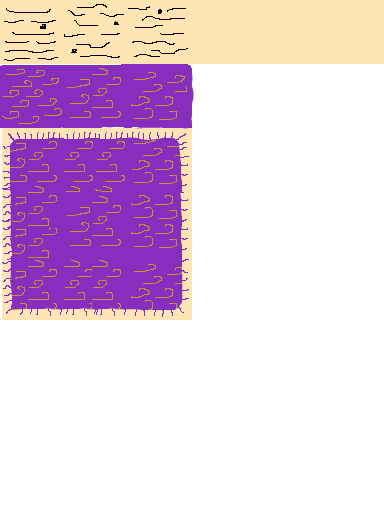
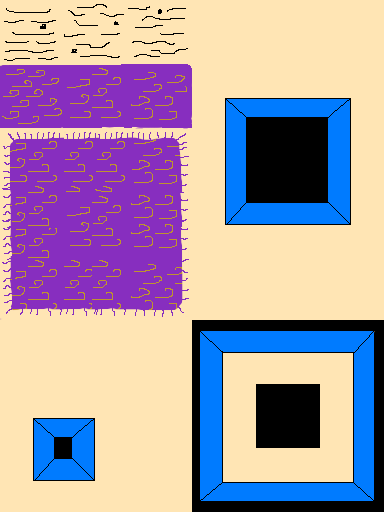
Layered file, before and after one edit (384px x 512px). Changes by layer:
painted on "Ceiling" over (0, 64, 384, 512)
painted on "Wood" over (0, 64, 384, 512)
